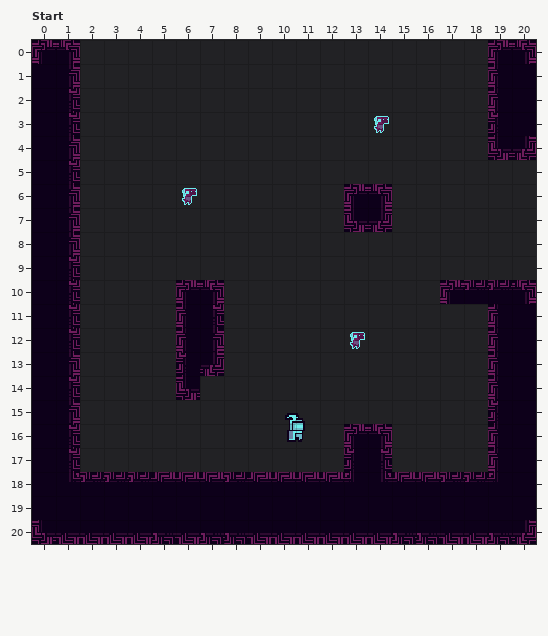
A LDtk project gets an edit: assets/ldtk/spire.ldtk. The picture above is the old version.
Cells are 16x16 px. Shown: Start x 0..20, y 0..20. The commit also changed other parts of the map, which this record leaves out. Not drawn, because the pictures are missing: unchanged layer "Foreground".
And afterwards:
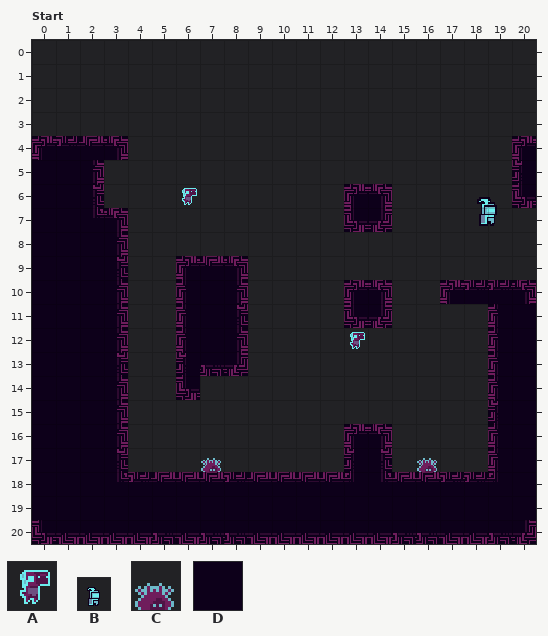
Key: from "Dino": A 0; from "Knight": B 0; from "Spiker": C 0; from "WallsComposite": D 1 "walls".
_ is an empty cell, . an unchanged one.
Objects are placed by their top-left corner, in cells (3,4 is the top-left corner of cell 3,4); size is 1x1 cell unless given.
From old to new:
--- layer "WallsComposite"
@@ x 0..20 @@
- 0 DD.................DD
- 1 DD.................DD
- 2 DD.................DD
- 3 DD.................DD
- 4 ..__...............D.
- 5 .._................._
- 6 .._................._
- 7 ..__.................
- 8 ..__.................
- 9 ..__..___............
-10 ..__...._....__......
-11 ..__...._....__......
-12 ..__...._............
-13 ..__...._............
-14 ..__.................
-15 ..__.................
-16 ..__.................
-17 ..__.................
+ 0 __.................__
+ 1 __.................__
+ 2 __.................__
+ 3 __.................__
+ 4 ..DD..............._.
+ 5 ..D.................D
+ 6 ..D.................D
+ 7 ..DD.................
+ 8 ..DD.................
+ 9 ..DD..DDD............
+10 ..DD....D....DD......
+11 ..DD....D....DD......
+12 ..DD....D............
+13 ..DD....D............
+14 ..DD.................
+15 ..DD.................
+16 ..DD.................
+17 ..DD.................
--- layer "Entities"
-B "Knight" at 10,15 size 2x2
+B "Knight" at 18,6 size 2x2
+C "Spiker" at 7,17
+C "Spiker" at 16,17
-A "Dino" at 14,3
